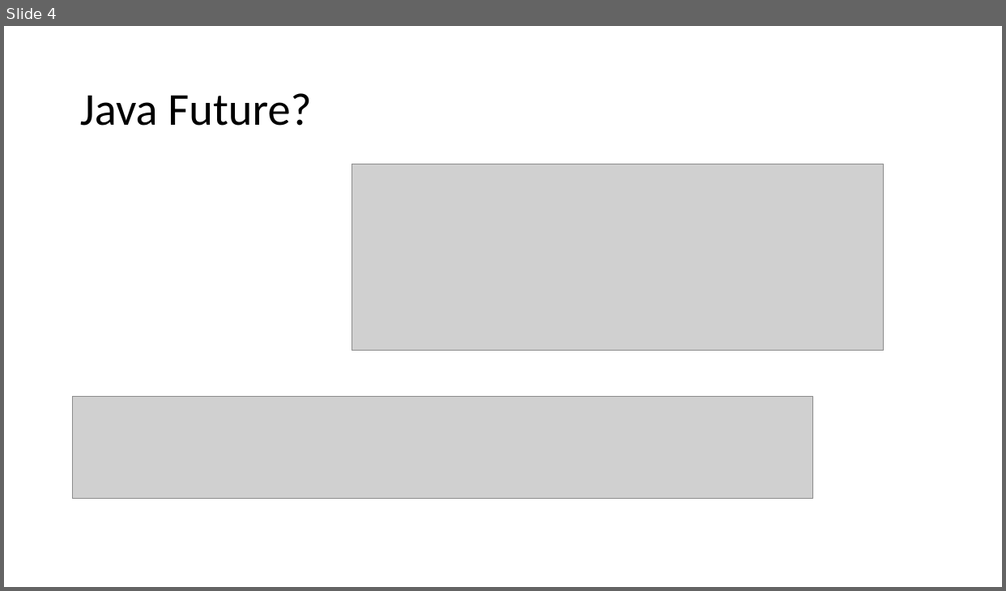
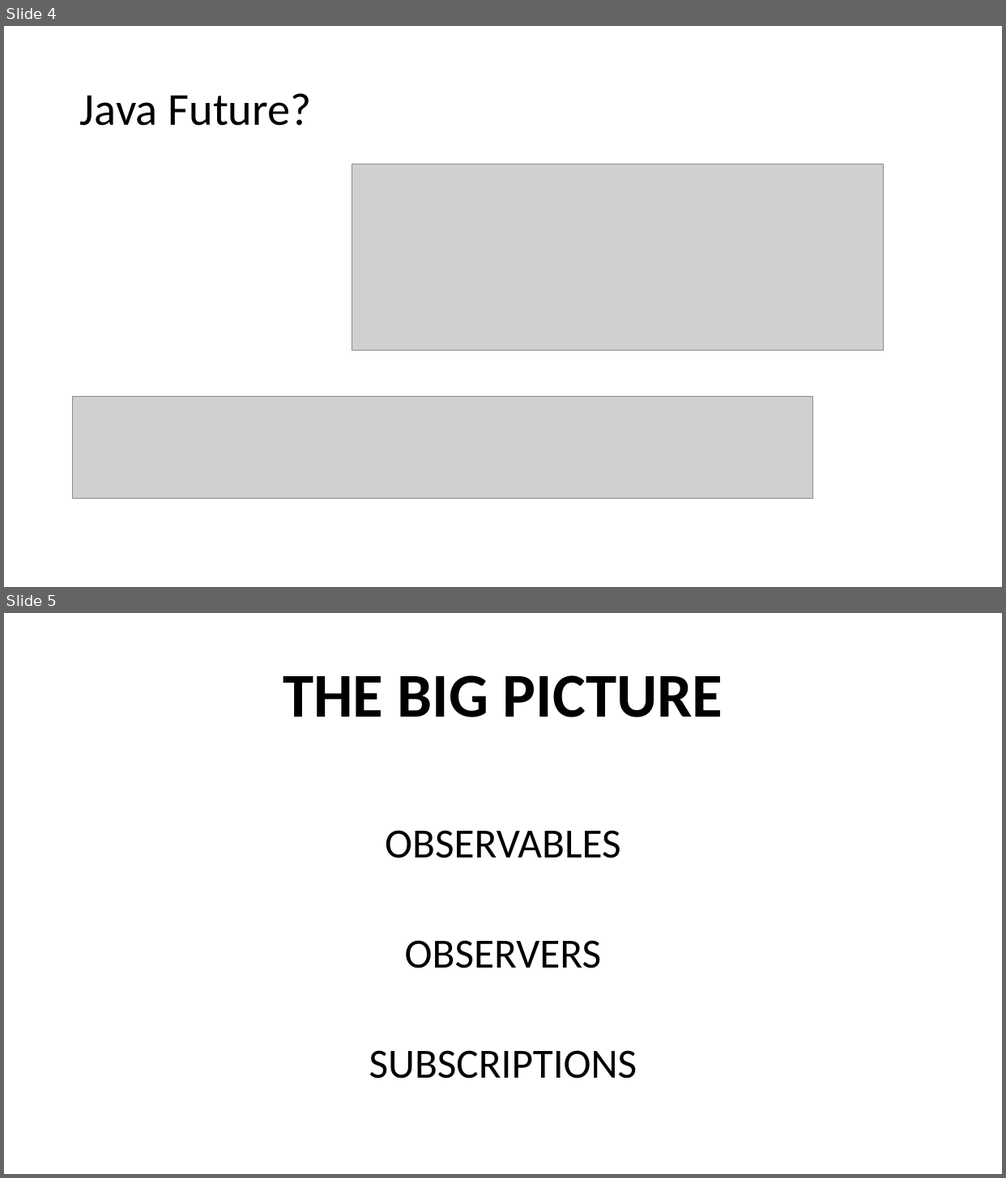
Before and after one commit to raviteja06/RxAndroid, a slide deck: RxAndroid.pptx. Shown one above the other, each under a label of ours: slide 4 before the commit, slides 4 and 5 after it. The pictures are 1006x591 and 1006x1178 pixels, drawn with LibreOffice and Linux fonts; fonts in the diff are those of the drawing; grey boxes stand for pictures. Boxes give left, top, right and bottom in pixels: in the first picture for what was removed or moved away, otherwise in the second. Text is boxed around its words. In the diff, an @@ line names an element or a change of style, - is before the commit and + after.

```diff
--- a/RxAndroid.pptx
+++ b/RxAndroid.pptx
@@ slide 5 added at (4, 613, 1002, 1174), background #FFFFFF @@
@@ title added at (283, 675, 723, 717), 60 pt, text #000000, bold @@
+THE BIG PICTURE
@@ text added at (369, 830, 637, 1079), 40 pt, text #000000 @@
+OBSERVABLES
+OBSERVERS
+SUBSCRIPTIONS
```
Also in this commit, not shown: 5 other slides added, 6 other files.
